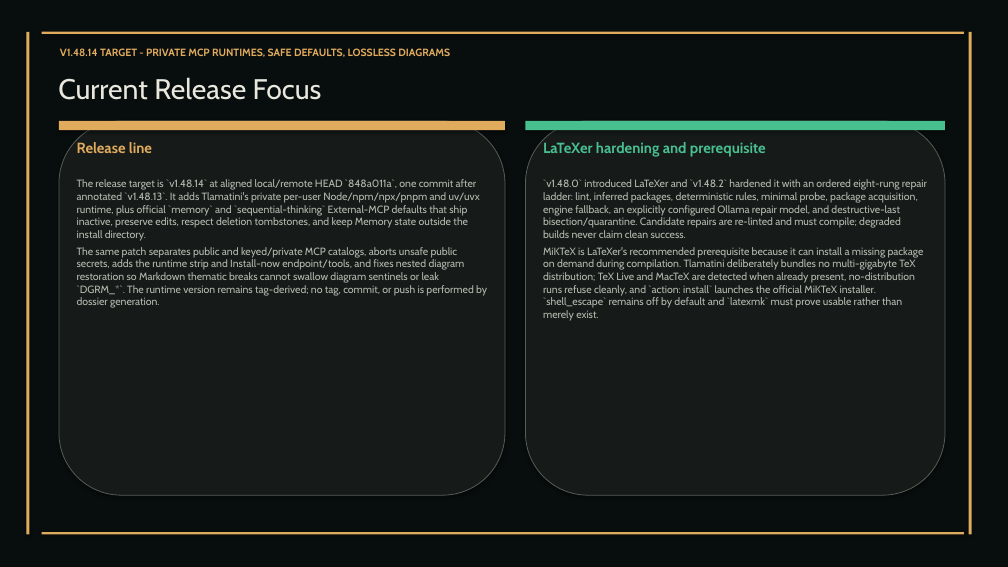
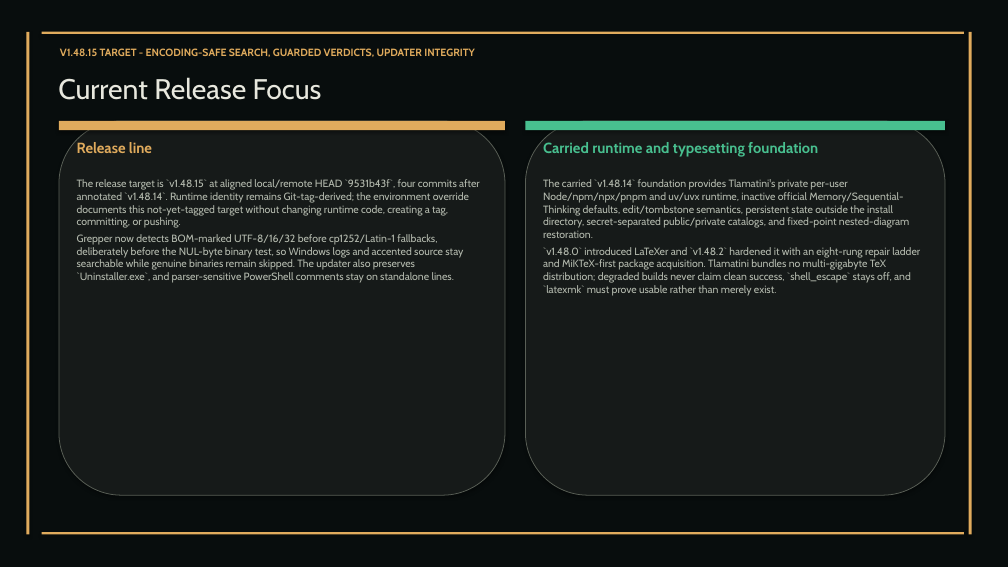
Before and after one commit to XAIHT/Tlamatini, a slide deck: slide 23 of Tlamatini_eXtended_Artificial_Intelligence_Humanly_Tempered.pptx. Drawn at 1008x567 pixels with LibreOffice and Linux fonts; fonts in the diff are those of the drawing. Boxes give left, top, right and bottom in pixels: in the first picture for what was removed or moved away, otherwise in the second. Text is boxed around its words. In the diff, an @@ line names an element or a change of style, - is before the commit and + after.

Commit message:
Fix stale test expectations + Grepper's UTF-16/cp1252 blindness and Memory and Sequential external MCPs, by angelahack1

```diff
--- a/Tlamatini_eXtended_Artificial_Intelligence_Humanly_Tempered.pptx
+++ b/Tlamatini_eXtended_Artificial_Intelligence_Humanly_Tempered.pptx
@@ text at [60,48,475,57]: text changed @@
-V1.48.14 TARGET - PRIVATE MCP RUNTIMES, SAFE DEFAULTS, LOSSLESS DIAGRAMS
+V1.48.15 TARGET - ENCODING-SAFE SEARCH, GUARDED VERDICTS, UPDATER INTEGRITY
@@ text at [543,142,818,157]: text changed @@
-LaTeXer hardening and prerequisite
+Carried runtime and typesetting foundation
@@ text at [77,179,480,283]: text changed @@
-The release target is `v1.48.14` at aligned local/remote HEAD `848a011a`, one commit after annotated `v1.48.13`. It adds Tlamatini's private per-user Node/npm/npx/pnpm and uv/uvx runtime, plus official `memory` and `sequential-thinking` External-MCP defaults that ship inactive, preserve edits, respect deletion tombstones, and keep Memory state outside the install directory.
-The same patch separates public and keyed/private MCP catalogs, aborts unsafe public secrets, adds the runtime strip and Install-now endpoint/tools, and fixes nested diagram restoration so Markdown thematic breaks cannot swallow diagram sentinels or leak `DGRM_*`. The runtime version remains tag-derived; no tag, commit, or push is performed by dossier generation.
+The release target is `v1.48.15` at aligned local/remote HEAD `9531b43f`, four commits after annotated `v1.48.14`. Runtime identity remains Git-tag-derived; the environment override documents this not-yet-tagged target without changing runtime code, creating a tag, committing, or pushing.
+Grepper now detects BOM-marked UTF-8/16/32 before cp1252/Latin-1 fallbacks, deliberately before the NUL-byte binary test, so Windows logs and accented source stay searchable while genuine binaries remain skipped. The updater also preserves `Uninstaller.exe`, and parser-sensitive PowerShell comments stay on standalone lines.
@@ text at [543,179,920,296]: text changed @@
-`v1.48.0` introduced LaTeXer and `v1.48.2` hardened it with an ordered eight-rung repair ladder: lint, inferred packages, deterministic rules, minimal probe, package acquisition, engine fallback, an explicitly configured Ollama repair model, and destructive-last bisection/quarantine. Candidate repairs are re-linted and must compile; degraded builds never claim clean success.
-MiKTeX is LaTeXer's recommended prerequisite because it can install a missing package on demand during compilation. Tlamatini deliberately bundles no multi-gigabyte TeX distribution; TeX Live and MacTeX are detected when already present, no-distribution runs refuse cleanly, and `action: install` launches the official MiKTeX installer. `shell_escape` remains off by default and `latexmk` must prove usable rather than merely exist.
+The carried `v1.48.14` foundation provides Tlamatini's private per-user Node/npm/npx/pnpm and uv/uvx runtime, inactive official Memory/Sequential-Thinking defaults, edit/tombstone semantics, persistent state outside the install directory, secret-separated public/private catalogs, and fixed-point nested-diagram restoration.
+`v1.48.0` introduced LaTeXer and `v1.48.2` hardened it with an eight-rung repair ladder and MiKTeX-first package acquisition. Tlamatini bundles no multi-gigabyte TeX distribution; degraded builds never claim clean success, `shell_escape` stays off, and `latexmk` must prove usable rather than merely exist.
```
Also in this commit, not shown: 57 other slides changed, 1 slide added, 36 other files.
